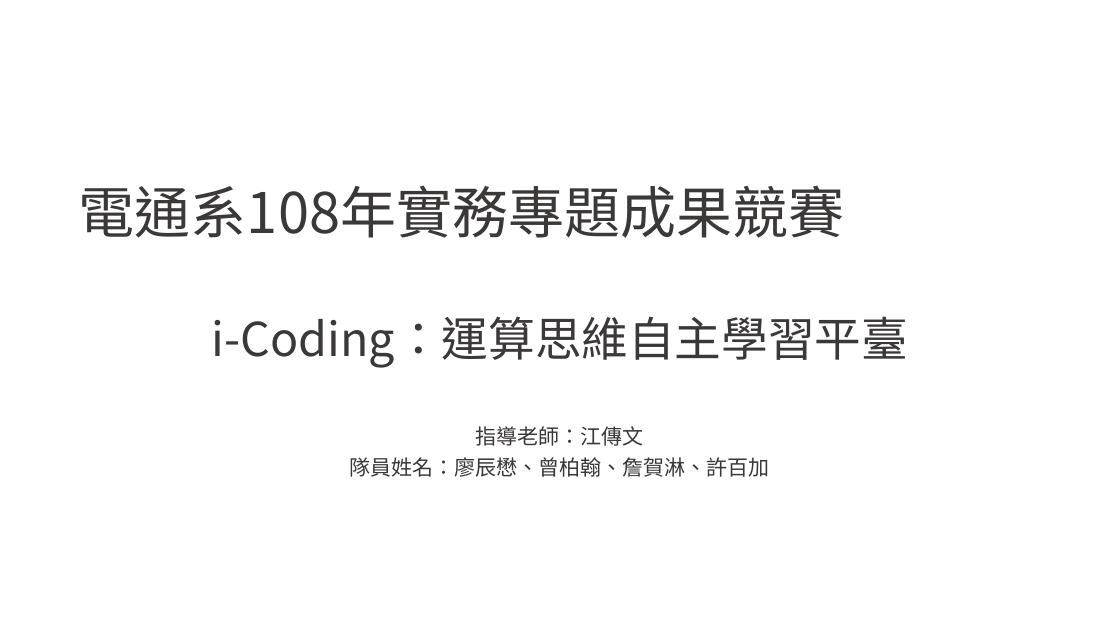
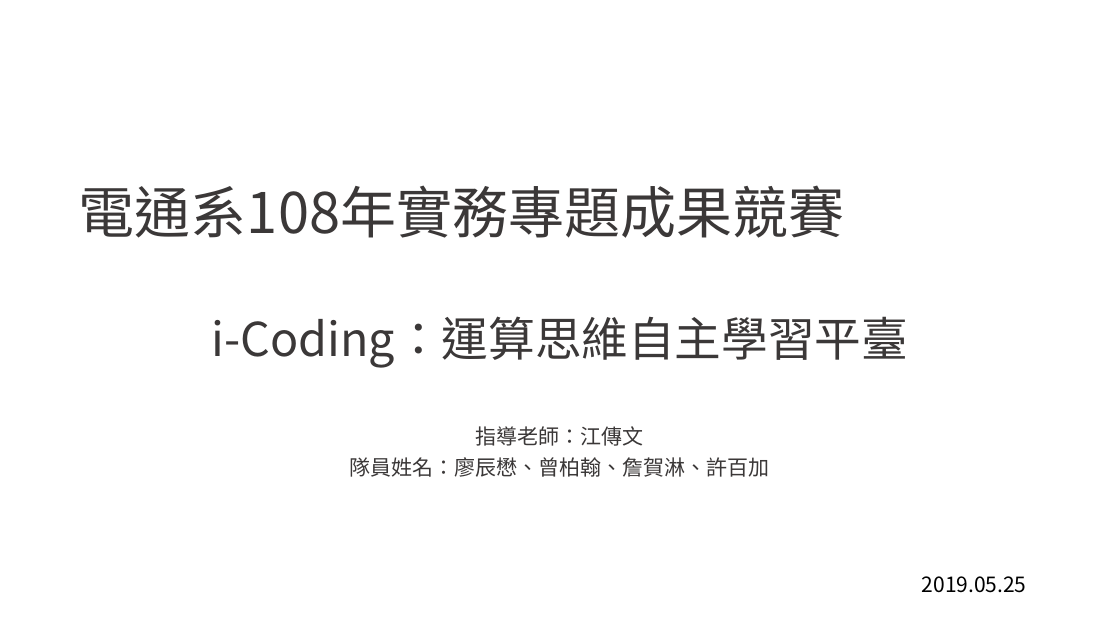
Before and after one commit to den19980107/nkust-online-study, a slide deck: slide 1 of i-Coding.pptx. Drawn at 1120x630 pixels with LibreOffice and Linux fonts; fonts in the diff are those of the drawing; background and template pictures are left out. Boxes give left, top, right and bottom in pixels: in the first picture for what was removed or moved away, otherwise in the second. Text is boxed around its words. In the diff, an @@ line names an element or a change of style, - is before the commit and + after.

```diff
--- a/i-Coding.pptx
+++ b/i-Coding.pptx
@@ text added at (922, 576, 1027, 593), 18 pt, text #000000 @@
+2019.05.25
```
Also in this commit, not shown: 5 other slides changed, 1 slide added.
